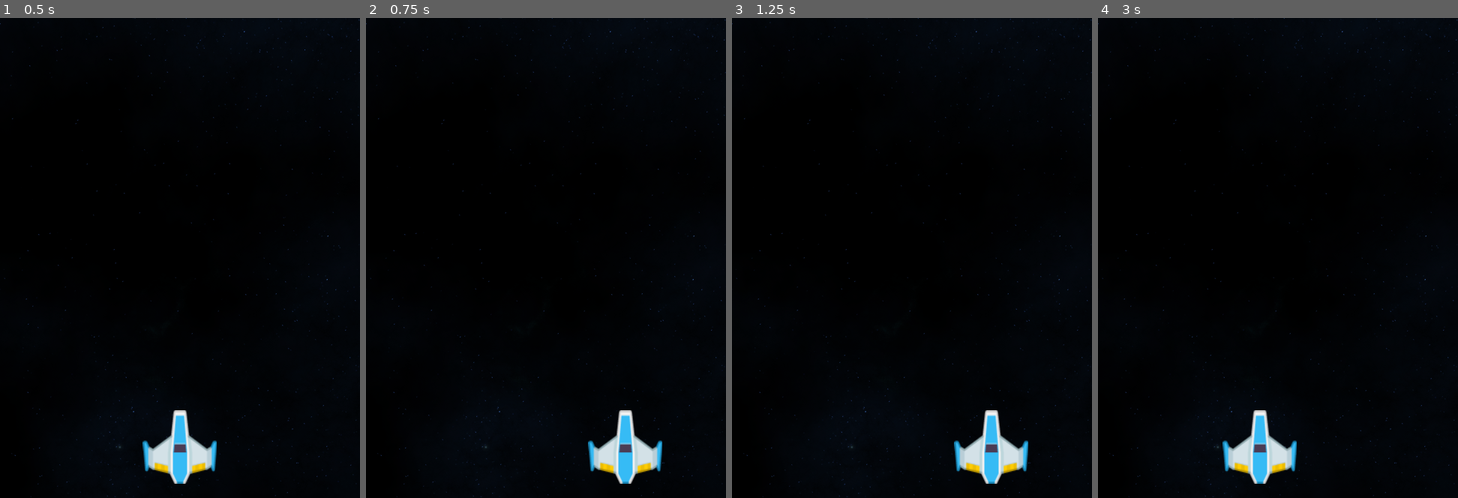
Above: before the commit, frames 1-4 (left to right).
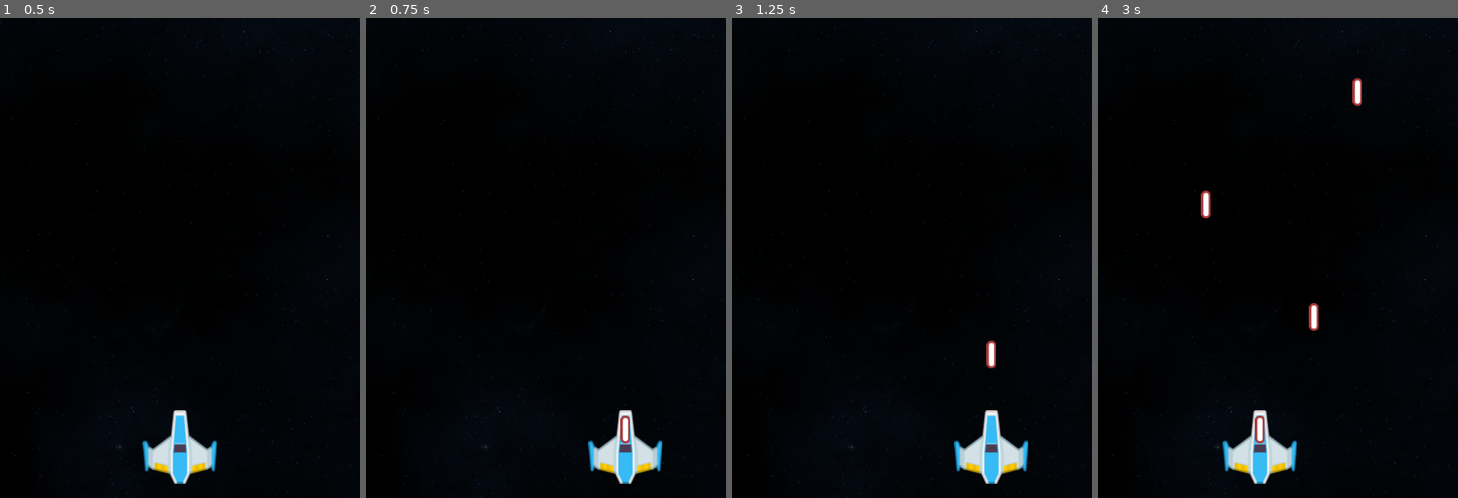
Above: after the commit, the same moments.

Repository: BenCoder302/Space-shooter-2d
Game: Godot game, scene res://scenes/main.tscn
The game is run twice, just before and just after one commit, with the same random seed, the same clock (stepped at 60 frames per second) and the same inputs.
Inputs (mouse positions are in pixels of both pictures, inside the frame that each line leads up to):
- Up to frame 1 (0.5 s): no input
- Up to frame 2 (0.75 s): tap Enter at 0.5 s; move the mouse to (625, 234) at 0.52 s; click (625, 234) at 0.6 s
- Up to frame 3 (1.25 s): no input
- Up to frame 4 (3 s): move the mouse to (1206, 282) at 1.27 s; click (1206, 282) at 1.35 s; move the mouse to (1314, 152) at 2.02 s; click (1314, 152) at 2.1 s; move the mouse to (1260, 354) at 2.77 s; click (1260, 354) at 2.85 s

Frame 1 is identical in both runs. In frame 2, 0.2% of the frame differs, in the area x 70-74%, y 82-89%; in frame 3, 0.2%; in frame 4, 0.6%, in the area x 28-74%, y 12-89%.

Commit message:
Added laser

Diff:
--- a/project.godot
+++ b/project.godot
@@ -22,6 +22,15 @@
 window/stretch/mode="canvas_items"
 window/handheld/orientation=1
 
+[input]
+
+Fire={
+"deadzone": 0.2,
+"events": [Object(InputEventMouseButton,"resource_local_to_scene":false,"resource_name":"","device":-1,"window_id":0,"alt_pressed":false,"shift_pressed":false,"ctrl_pressed":false,"meta_pressed":false,"button_mask":0,"position":Vector2(0, 0),"global_position":Vector2(0, 0),"factor":1.0,"button_index":1,"canceled":false,"pressed":false,"double_click":false,"script":null)
+, Object(InputEventKey,"resource_local_to_scene":false,"resource_name":"","device":-1,"window_id":0,"alt_pressed":false,"shift_pressed":false,"ctrl_pressed":false,"meta_pressed":false,"pressed":false,"keycode":0,"physical_keycode":32,"key_label":0,"unicode":32,"location":0,"echo":false,"script":null)
+]
+}
+
 [physics]
 
 3d/physics_engine="Jolt Physics"
--- /dev/null
+++ b/scenes/laser.tscn
@@ -0,0 +1,14 @@
+[gd_scene format=3 uid="uid://h5awh74k7677"]
+
+[ext_resource type="Script" uid="uid://bh4n7ucn36k1d" path="res://scipts/laser.gd" id="1_a7dhc"]
+[ext_resource type="Texture2D" uid="uid://b185q0kfqnenl" path="res://assets/kenney_space-shooter-redux/PNG/Lasers/laserRed04.png" id="2_jjj73"]
+
+[node name="Laser" type="Node2D" unique_id=636528781]
+position = Vector2(101, 595)
+script = ExtResource("1_a7dhc")
+metadata/_edit_group_ = true
+metadata/_edit_lock_ = true
+
+[node name="Sprite2D" type="Sprite2D" parent="." unique_id=1457263336]
+texture = ExtResource("2_jjj73")
+metadata/_edit_lock_ = true
--- a/scenes/main.tscn
+++ b/scenes/main.tscn
@@ -3,6 +3,7 @@
 [ext_resource type="Texture2D" uid="uid://dfurvt3wn2tkn" path="res://assets/skybox/skybox/1.png" id="1_sugp2"]
 [ext_resource type="Script" uid="uid://bsdcsgqc3g0od" path="res://scipts/player.gd" id="2_jyhfs"]
 [ext_resource type="Texture2D" uid="uid://c0eqqtvvqfh75" path="res://assets/kenney_space-shooter-redux/PNG/playerShip1_blue.png" id="3_tbgi4"]
+[ext_resource type="PackedScene" uid="uid://h5awh74k7677" path="res://scenes/laser.tscn" id="4_jyhfs"]
 
 [node name="Main" type="Node2D" unique_id=807371507]
 
@@ -14,6 +15,7 @@
 [node name="Player" type="Node2D" parent="." unique_id=2101468612]
 position = Vector2(239, 572)
 script = ExtResource("2_jyhfs")
+laser_tscn = ExtResource("4_jyhfs")
 metadata/_edit_lock_ = true
 
 [node name="ShipGraphic" type="Sprite2D" parent="Player" unique_id=1810205604]
--- /dev/null
+++ b/scipts/laser.gd
@@ -0,0 +1,6 @@
+extends Node2D
+
+@export var speed = 200
+
+func _process(delta: float) -> void:
+	position.y -= speed * delta
--- a/scipts/player.gd
+++ b/scipts/player.gd
@@ -1,4 +1,6 @@
 extends Node2D
+
+@export var laser_tscn: PackedScene
 
 func _process(delta: float) -> void:
 	#print("This happens at every moment of game.")
@@ -10,3 +12,8 @@
 
 	if position.x >= 480:
 		position.x = 480
+
+	if Input.is_action_just_pressed("Fire"):
+		var new_laser = laser_tscn.instantiate()
+		add_sibling(new_laser)
+		new_laser.position = position
Not shown, added: scipts/laser.gd.uid
